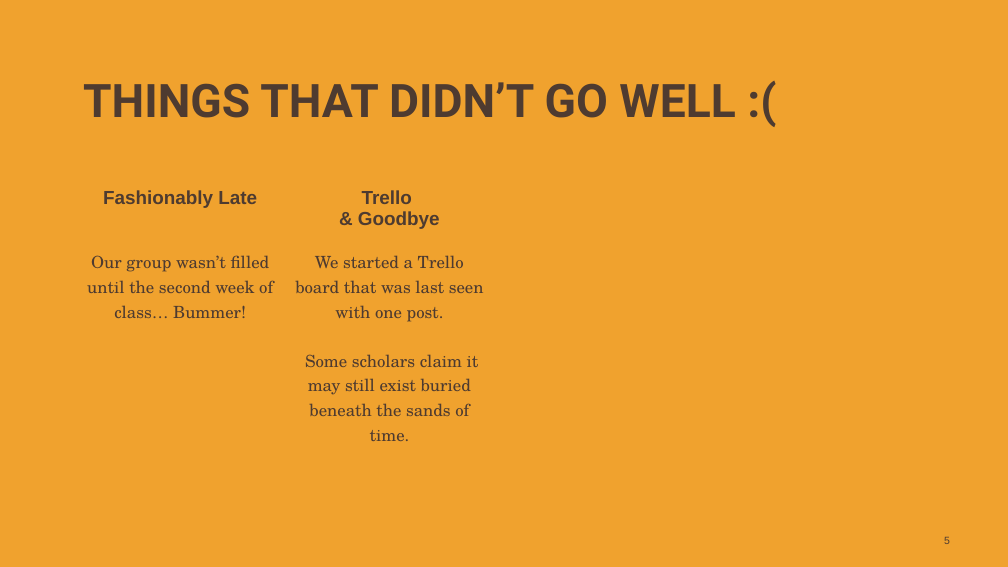
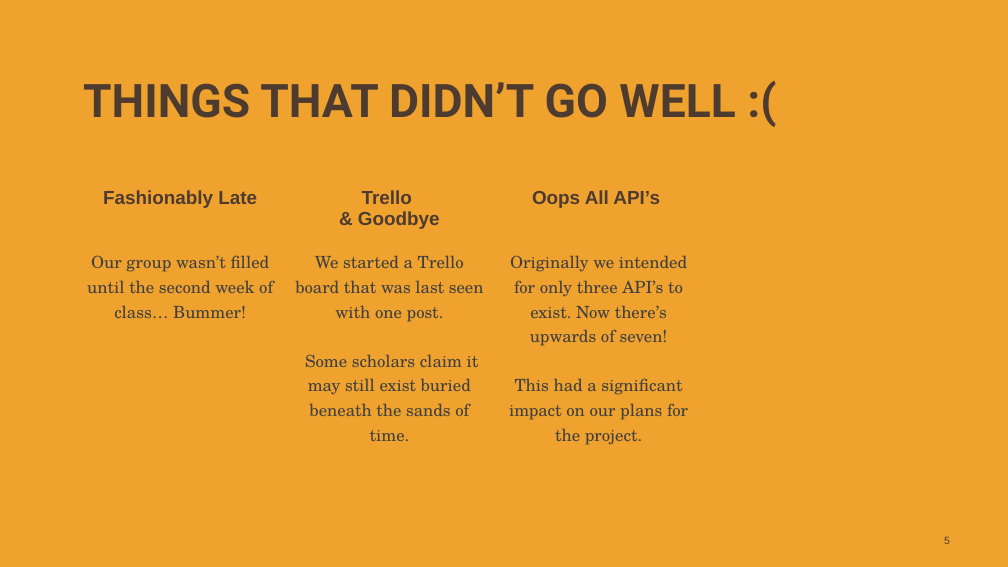
Before and after one commit to KalebOTB/ContactManager, a slide deck: slide 5 of Miscellaneous/Contact_Manager.pptx. Drawn at 1008x567 pixels with LibreOffice and Linux fonts; fonts in the diff are those of the drawing; background and template pictures are left out. Boxes give left, top, right and bottom in pixels: in the first picture for what was removed or moved away, otherwise in the second. Text is boxed around its words. In the diff, an @@ line names an element or a change of style, - is before the commit and + after.

Commit message:
PowerPoint - FINAL
Got the PowerPoint to a presentation ready final state
- (+1) Thing that went well
- Color + Font Editing
- Incorporated Database Slide
- Initial/Final Gantt Charts
- Updated ERD

```diff
--- a/Miscellaneous/Contact_Manager.pptx
+++ b/Miscellaneous/Contact_Manager.pptx
@@ table at [76,184,913,486] @@
-row 1, column 3: 
+row 1, column 3: Oops All API’s
-row 2, column 3: 
+row 2, column 3: Originally we intended for only three API’s to exist. Now there’s upwards of seven! / This had a significant impact on our plans for the project.
@@ text colour #4E3B30 to #404040 in "Our group wasn’t filled until the second ...", "We started a Trello board that was ...", "Some scholars claim it may still exist ..." @@
```
Also in this commit, not shown: 9 other slides changed, 2 slides added, 1 slide removed, 2 other files.
